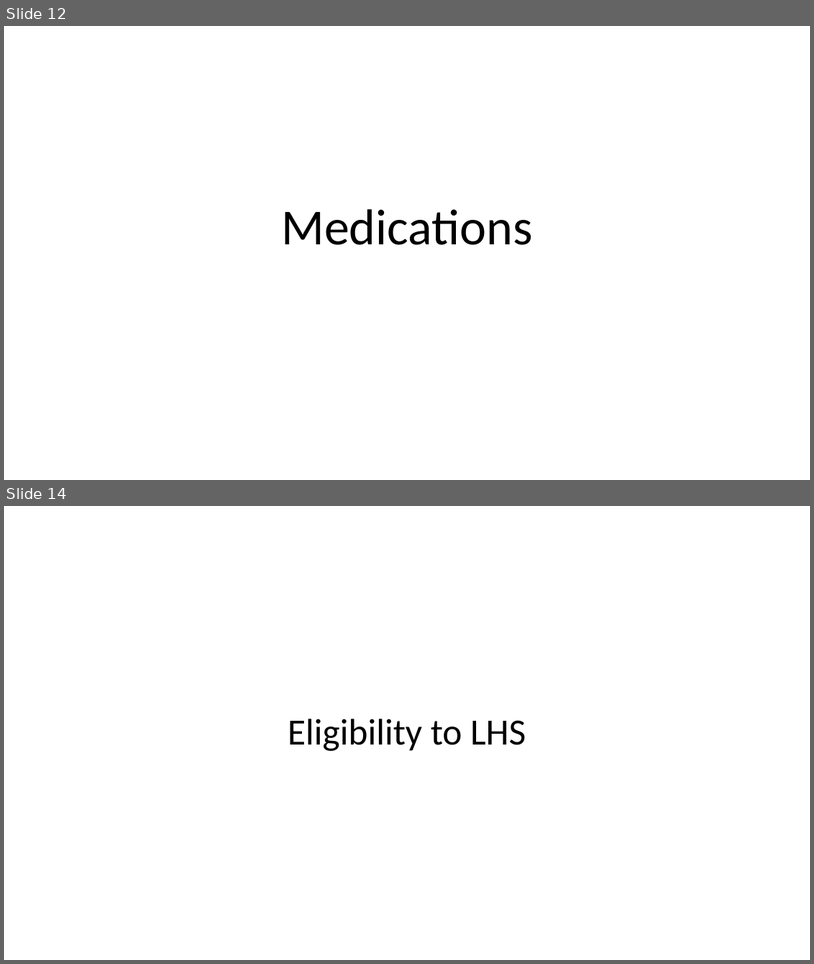
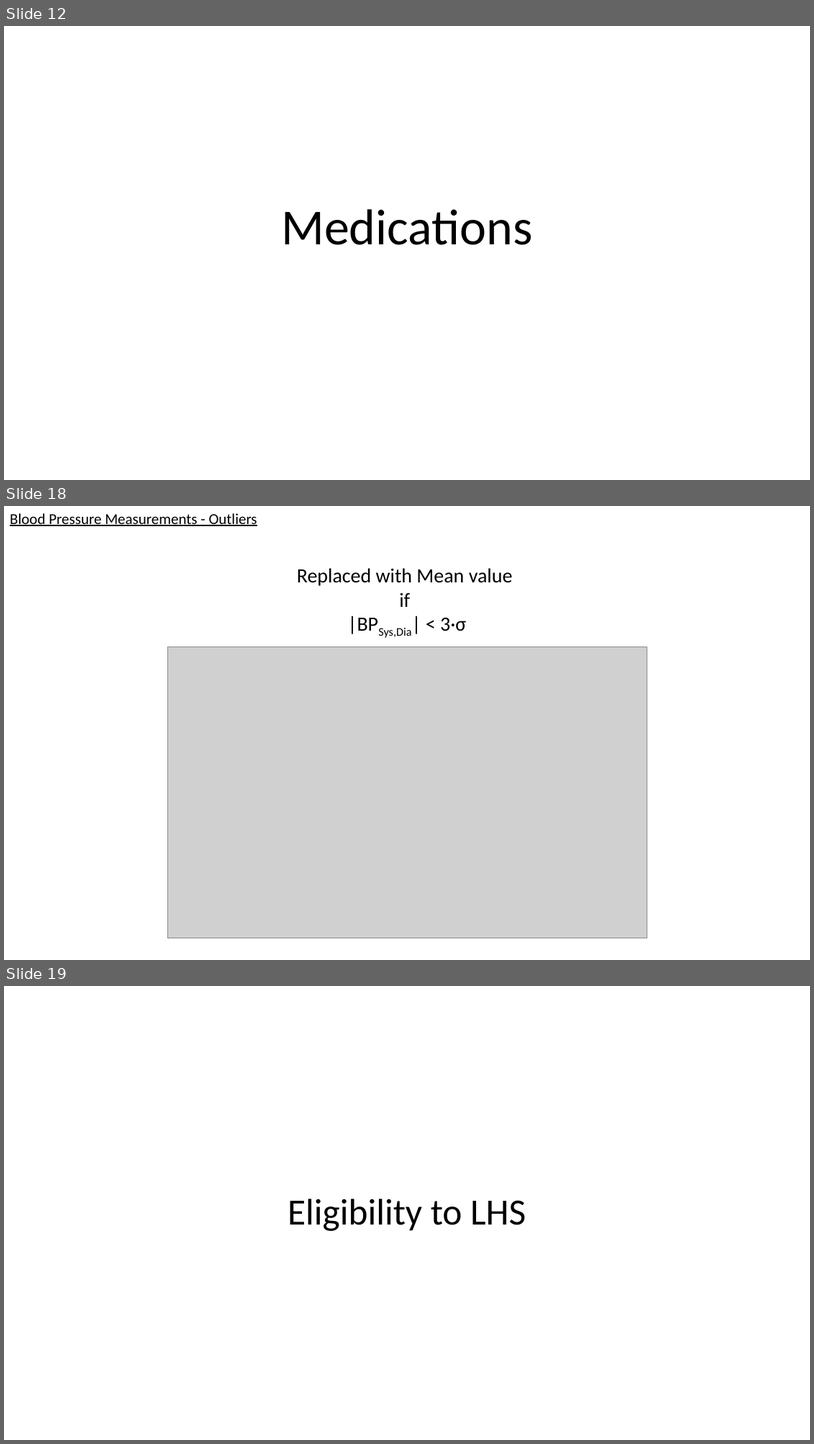
Before and after one commit to UPOD-datascience/ODIN, a slide deck: assets/ppt/data_exploration.pptx. Shown one above the other, each under a label of ours: slides 12 and 14 before the commit, slides 12, 18 and 19 after it; the slides between them are not shown. The pictures are 814x964 and 814x1444 pixels, drawn with LibreOffice and Linux fonts; fonts in the diff are those of the drawing; grey boxes stand for pictures. Boxes give left, top, right and bottom in pixels: in the first picture for what was removed or moved away, otherwise in the second. Text is boxed around its words. In the diff, an @@ line names an element or a change of style, - is before the commit and + after.

```diff
--- a/assets/ppt/data_exploration.pptx
+++ b/assets/ppt/data_exploration.pptx
@@ slide 18 added at (x1=4, y1=506, x2=810, y2=960), background #FFFFFF @@
@@ text added at (x1=10, y1=513, x2=257, y2=526), 18 pt, text #000000, underline @@
+Blood Pressure Measurements - Outliers
@@ text added at (x1=297, y1=568, x2=513, y2=638), 24 pt, text #000000 @@
+Replaced with Mean value
+if
+|BPSys,Dia| < 3·σ
@@ picture added at (x1=167, y1=646, x2=647, y2=938) @@
@@ what was slide 14 is now slide 19 @@
```
Also in this commit, not shown: 4 other slides added.
